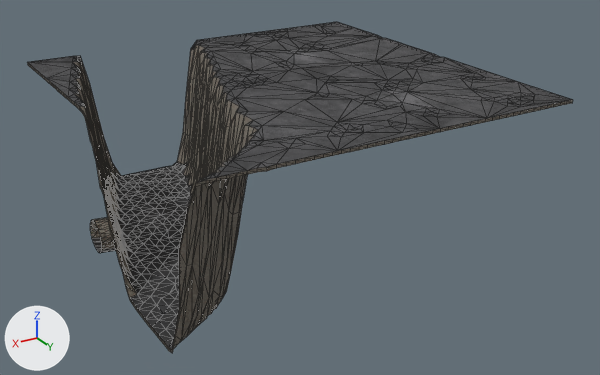
The glTF model content/props/lunar-rift-chunk-4_lod1.glb, before and after one commit.
Before and after are seen from a 50 mm camera at (192.0, 340.0, 184.0) aimed at (-5.0, 11.0, 20.0). Lighting does not change. The marker at lower left points along +X, +Y and +Z. The picture after the commit comes second. Mesh edges are drawn as thin lines. Vertices at exactly the same position are counted once.

The first picture shows 'LOD1_TERRAIN_4'.
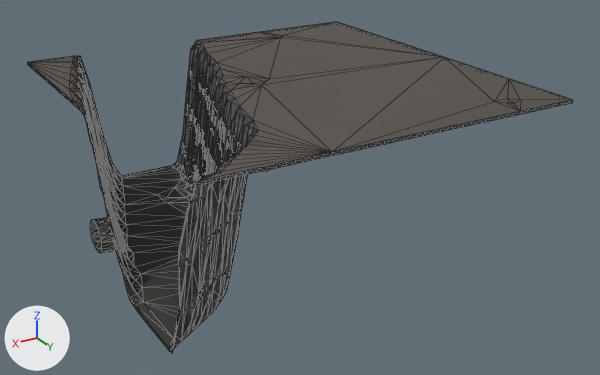
The change, as a list of edits to the scene's bpy script:
```text
Add img_cliff_side_ao_1k_cliff_side_rough_1k:
    img_cliff_side_ao_1k_cliff_side_rough_1k = load_image('cliff_side_ao_1k-cliff_side_rough_1k', 'textures/game/cliff_side_ao_1k-cliff_side_rough_1k_1fd93fd83d64.jpg', 1024, 1024, 'Non-Color')
Add img_cliff_side_nor_1k:
    img_cliff_side_nor_1k = load_image('cliff_side_nor_1k', 'textures/game/cliff_side_nor_1k_24bcf83ec5cd.jpg', 1024, 1024, 'Non-Color')
Add img_cliff_side_diff_1k:
    img_cliff_side_diff_1k = load_image('cliff_side_diff_1k', 'textures/game/cliff_side_diff_1k_201fe54947b7.jpg', 1024, 1024, 'sRGB')
Change mat_rift_wall:
    remove # nodes: BsdfPrincipled, Math, Mix, NormalMap, OutputMaterial, SeparateColor, TexImage x3, VertexColor
    remove # uses the picture img_gray_rocks_ao_1k_gray_rocks_rough_1k
    remove # uses the picture img_gray_rocks_diff_1k
    remove # uses the picture img_gray_rocks_nor_1k
    nodes: BsdfPrincipled, Math, Mix x2, NormalMap, OutputMaterial, SeparateColor, TexImage x3, VertexColor
    colours: light grey #c5c7cd, mixed with the vertex colours
    uses the picture img_cliff_side_ao_1k_cliff_side_rough_1k
    uses the picture img_cliff_side_diff_1k
    uses the picture img_cliff_side_nor_1k
Change me_lod1_terrain_4:
    used by ob_lod1_terrain_4; location = (0.0, 0.0, 0.0)
    remove me_lod1_terrain_4.from_pydata(...)  # 1462 vertices, 2472 faces; spans x -96.0..97.0, y -96.0..97.0, z -2.0..73.0
    add me_lod1_terrain_4.from_pydata(...)  # 1009 vertices, 1587 faces; spans x -96.0..97.0, y -96.0..97.0, z -2.0..73.0
    me_lod1_terrain_4 part 1: 2 vertices moved within x 84.0..88.0, y -5.0..4.0, z 5.0..18.0; 261 vertices removed from x 12.0..97.0, y -96.0..93.0, z -1.0..40.0; 43 vertices added at x 12.0..96.0, y -84.0..93.0, z 5.0..41.0
    me_lod1_terrain_4 part 2: 229 vertices removed from x -96.0..68.0, y -96.0..96.0, z 72.0..73.0; 1 vertex added at x 4.0, y -3.0, z 73.0
    me_lod1_terrain_4 part 3: 5 vertices removed from x 88.0..96.0, y -60.0..-8.0, z 48.0..73.0
    me_lod1_terrain_4 part 4: 1001 kept faces spanning x -96.0..97.0, y -96.0..97.0, z -2.0..73.0 get new texture (UV) coordinates
    me_lod1_terrain_4 part 5: 14 faces spanning x 4.0..90.0, y -96.0..88.0, z 0.0..73.0 switch from mat_rift_wall to mat_rift_floor
    other edits to the shape of me_lod1_terrain_4 do not show in these pictures
```

What differs and where, as boxes (x1, y1, x2, y2) in the pictures (600 x 375 px):
'LOD1_TERRAIN_4', surface changed, reshaped
    both: (27, 22, 573, 353)
part 1 of me_lod1_terrain_4, reshaped
    before: (90, 78, 218, 342)
    after: (90, 78, 218, 340)
part 2 of me_lod1_terrain_4, built on
    before: (198, 22, 573, 175)
    after: (218, 38, 444, 85)
part 3 of me_lod1_terrain_4, deleted
    before: (45, 78, 113, 210)
part 4 of me_lod1_terrain_4, surface changed
    before: (29, 45, 571, 353)
    after: (29, 27, 571, 353)
part 5 of me_lod1_terrain_4, recoloured
    both: (113, 163, 226, 329)
